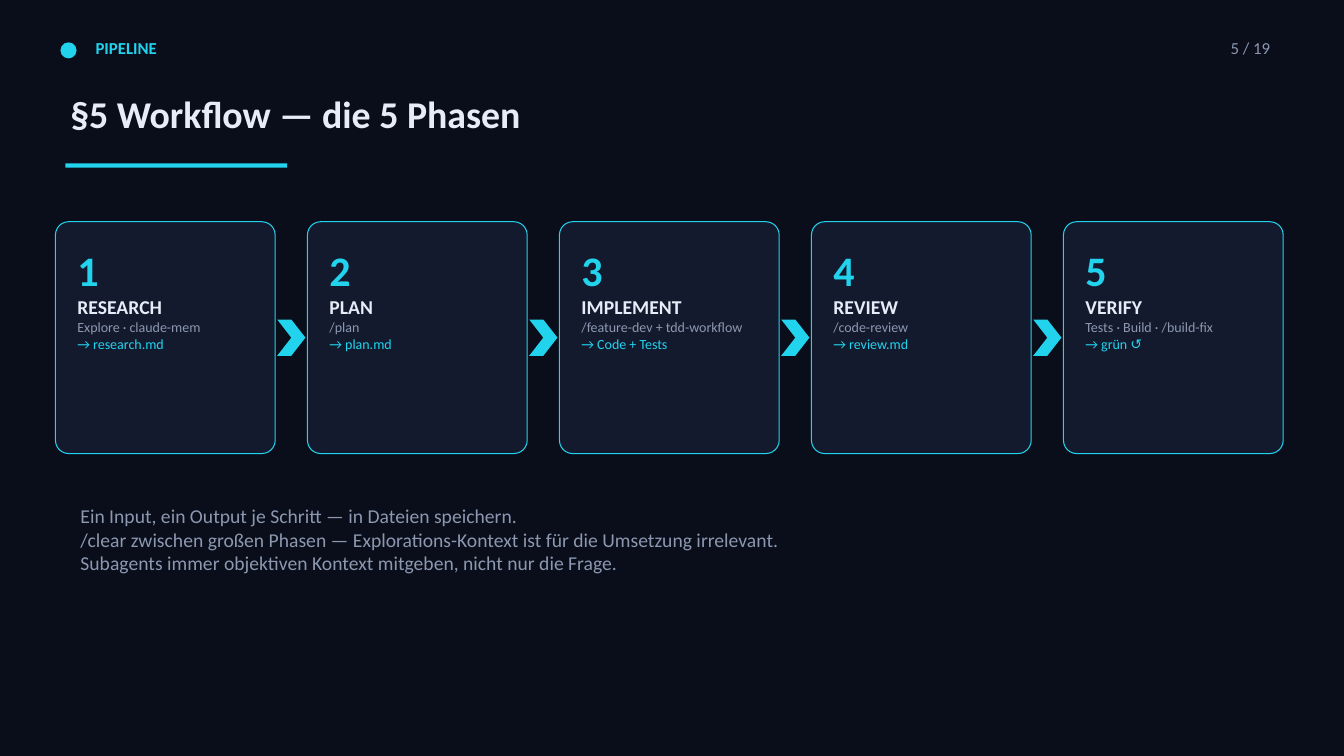
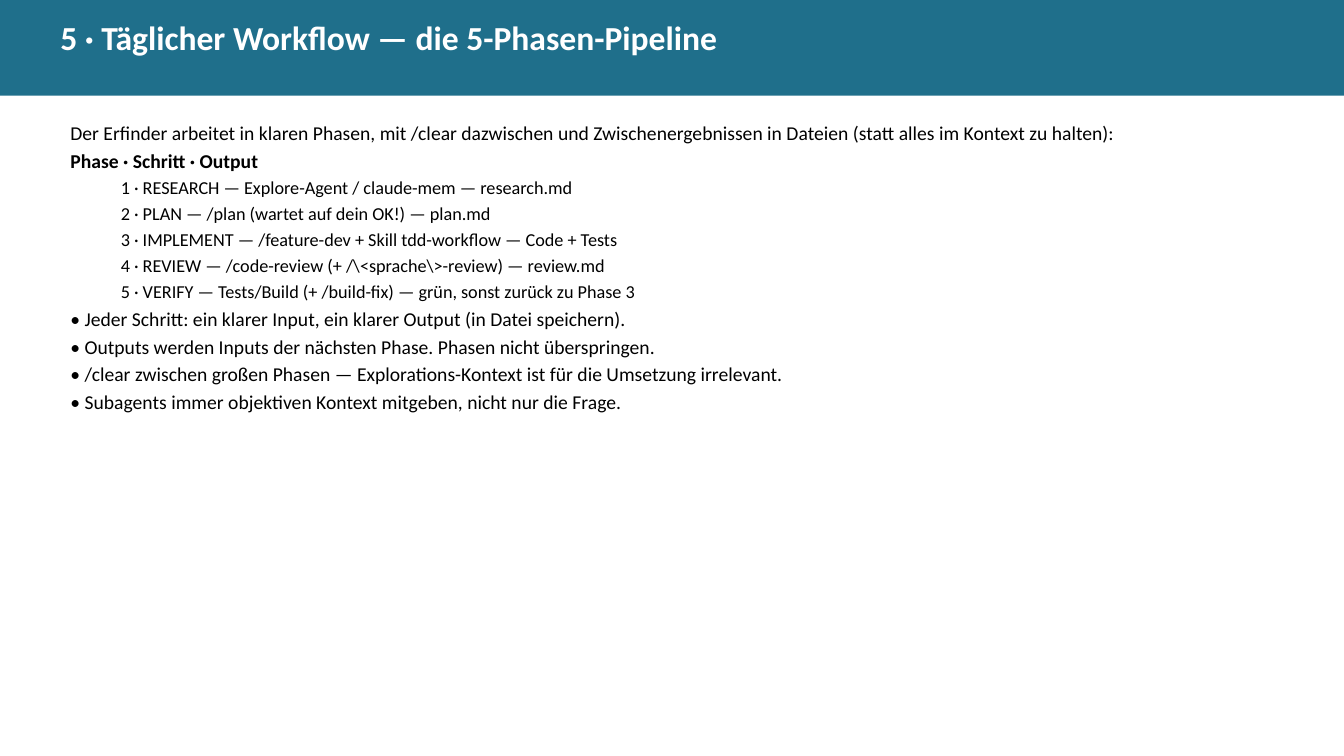
Before and after one commit to Paulee8155/Claude-Code-BestPractice, a slide deck: slide 6 of docs/ECC-Harness-Guide.de.pptx. Drawn at 1344x756 pixels with LibreOffice and Linux fonts; fonts in the diff are those of the drawing. Boxes give left, top, right and bottom in pixels: in the first picture for what was removed or moved away, otherwise in the second. Text is boxed around its words. In the diff, an @@ line names an element or a change of style, - is before the commit and + after.

```diff
--- a/docs/ECC-Harness-Guide.de.pptx
+++ b/docs/ECC-Harness-Guide.de.pptx
@@ background #0A0E1A to #FFFFFF @@
@@ rectangle added at (0, 0, 1344, 96), fill #1F6F8B @@
@@ text at (60, 26, 717, 56): text changed; size 27 to 24 pt; text colour #E6EDF8 to #FFFFFF @@
-§5 Workflow — die 5 Phasen
+5 · Täglicher Workflow — die 5-Phasen-Pipeline
@@ ellipse removed at (60, 42, 77, 58) @@
@@ text removed at (96, 43, 157, 54) @@
-PIPELINE
@@ text removed at (1231, 43, 1270, 54) @@
-5 / 19
@@ text added at (70, 126, 1114, 413), 14 pt, text #000000 @@
+Der Erfinder arbeitet in klaren Phasen, mit /clear dazwischen und Zwischenergebnissen in Dateien (statt alles im Kontext zu halten):
+Phase · Schritt · Output
+  1 · RESEARCH — Explore-Agent / claude-mem — research.md
+  2 · PLAN — /plan (wartet auf dein OK!) — plan.md
+  3 · IMPLEMENT — /feature-dev + Skill tdd-workflow — Code + Tests
+  4 · REVIEW — /code-review (+ /\<sprache\>-review) — review.md
+  5 · VERIFY — Tests/Build (+ /build-fix) — grün, sonst zurück zu Phase 3
+• Jeder Schritt: ein klarer Input, ein klarer Output (in Datei speichern).
+• Outputs werden Inputs der nächsten Phase. Phasen nicht überspringen.
+• /clear zwischen großen Phasen — Explorations-Kontext ist für die Umsetzung irrelevant.
+• Subagents immer objektiven Kontext mitgeben, nicht nur die Frage.
@@ rectangle removed at (66, 163, 287, 167) @@
@@ rounded rectangle removed at (55, 222, 275, 454) @@
@@ rounded rectangle removed at (308, 222, 527, 454) @@
@@ rounded rectangle removed at (560, 222, 779, 454) @@
@@ rounded rectangle removed at (812, 222, 1031, 454) @@
@@ rounded rectangle removed at (1064, 222, 1284, 454) @@
@@ text removed at (77, 258, 201, 349) @@
-1
-RESEARCH
-Explore · claude-mem
-→ research.md
@@ text removed at (329, 258, 392, 352) @@
-2
-PLAN
-/plan
-→ plan.md
@@ text removed at (581, 258, 743, 349) @@
-3
-IMPLEMENT
-/feature-dev + tdd-workflow
-→ Code + Tests
@@ text removed at (833, 258, 908, 349) @@
-4
-REVIEW
-/code-review
-→ review.md
@@ text removed at (1085, 258, 1213, 352) @@
-5
-VERIFY
-Tests · Build · /build-fix
-→ grün ↺
@@ chevron removed at (277, 320, 306, 356) @@
@@ chevron removed at (529, 320, 558, 356) @@
@@ chevron removed at (781, 320, 810, 356) @@
@@ chevron removed at (1033, 320, 1062, 356) @@
@@ text removed at (80, 509, 778, 574) @@
-Ein Input, ein Output je Schritt — in Dateien speichern.
-/clear zwischen großen Phasen — Explorations-Kontext ist für die Umsetzung irrelevant.
-Subagents immer objektiven Kontext mitgeben, nicht nur die Frage.
```
Also in this commit, not shown: 13 other slides changed, 15 slides added, 7 slides removed, 10 other files.
